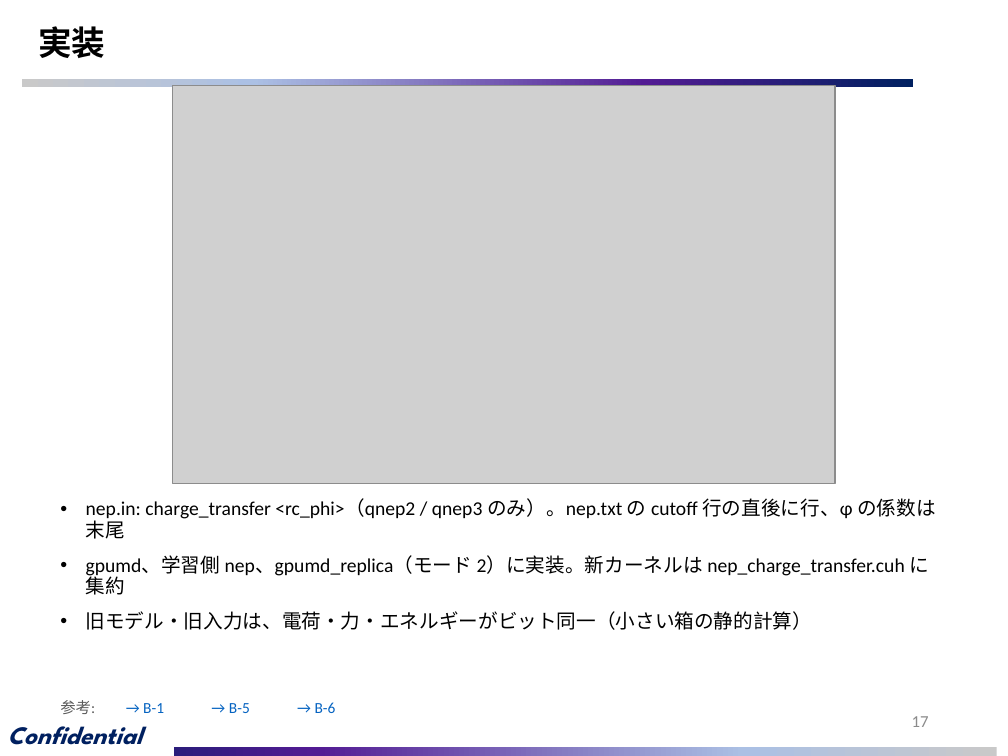
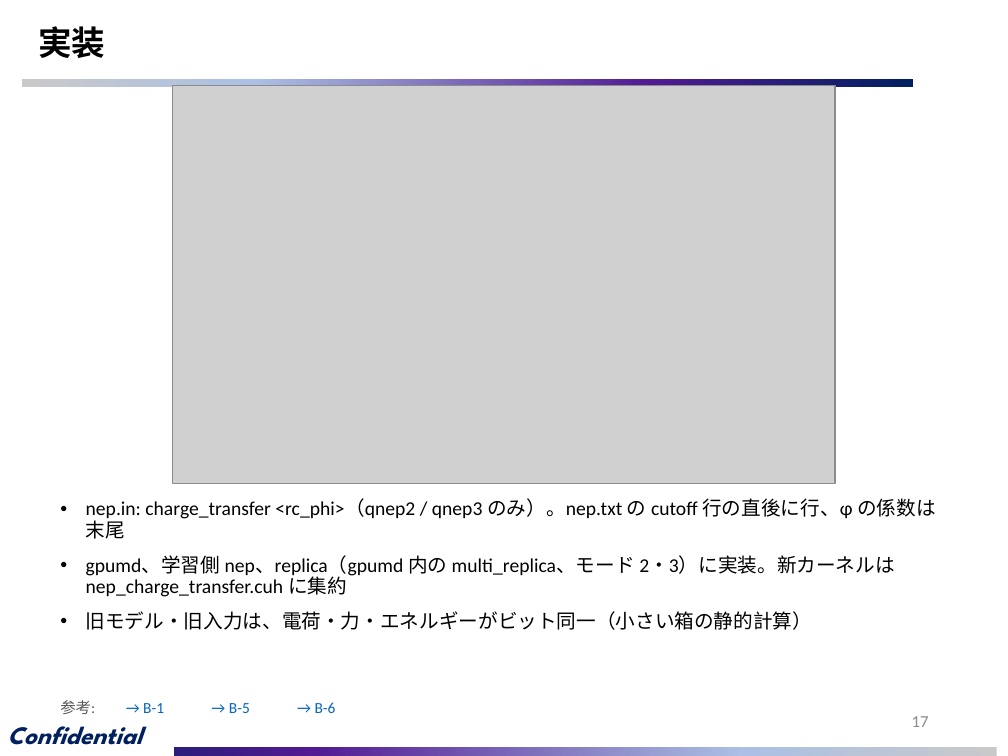
Before and after one commit to mkatouda/GPUMD, a slide deck: slide 17 of docs_ja/slides/GPUMD_dftd_qnep_report.pptx. Drawn at 1008x756 pixels with LibreOffice and Linux fonts; fonts in the diff are those of the drawing; grey boxes stand for pictures; background and template pictures are left out. Boxes give left, top, right and bottom in pixels: in the first picture for what was removed or moved away, otherwise in the second. Text is boxed around its words. In the diff, an @@ line names an element or a change of style, - is before the commit and + after.

Commit message:
docs_ja: update for the upstream merge (5c67f365): replica now inside gpumd, legacy format conversion, UPSTREAM-0003 withdrawn, deck rebuilt (DR-001..006)
- qnep/dftd/workreport/slides scripts: gpumd_replica and main_replica replaced by multi_replica (energy/force verified, no BEC, virial not verified); dftd2/dftd3 not available in multi_replica; dftd3 upstream changes not adopted.
- UPSTREAM-0003 described as withdrawn, fixed upstream by c79ed9a4; full regression done on the merged tree (VER-0037).
- GPUMD_dftd_qnep_report.pptx regenerated (27 main + 37 appendix).

```diff
--- a/docs_ja/slides/GPUMD_dftd_qnep_report.pptx
+++ b/docs_ja/slides/GPUMD_dftd_qnep_report.pptx
@@ text at bbox=[86, 555, 895, 597]: text changed @@
-• gpumd、学習側 nep、gpumd_replica（モード 2）に実装。新カーネルは nep_charge_transfer.cuh に集約
+• gpumd、学習側 nep、replica（gpumd 内の multi_replica、モード 2・3）に実装。新カーネルは nep_charge_transfer.cuh に集約
```
Also in this commit, not shown: 9 other slides changed, 15 other files.
